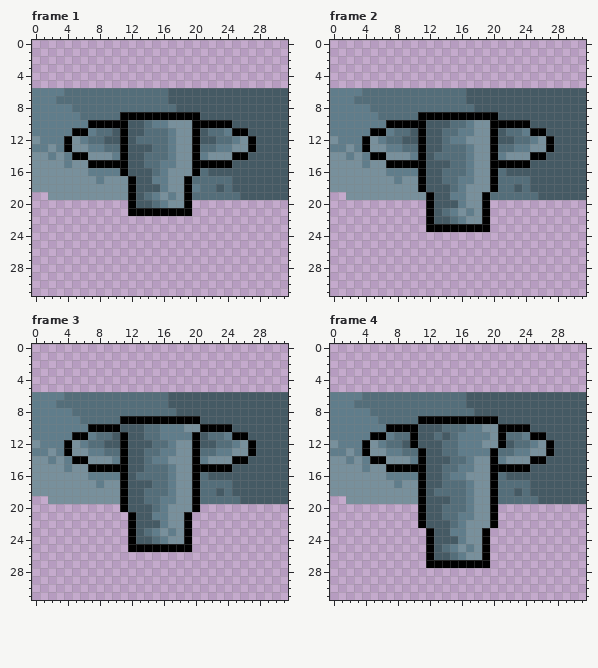
A pixel-art file gets an edit: ScrollShooter/res/BossCannonV2Left.aseprite. The first picture shows the starting point.
32x32 pixels, 5 frames. Shown: frame 1, frame 2, frame 3, frame 4. The commit also changed other frames, which this record leaves out.
Now the later version:
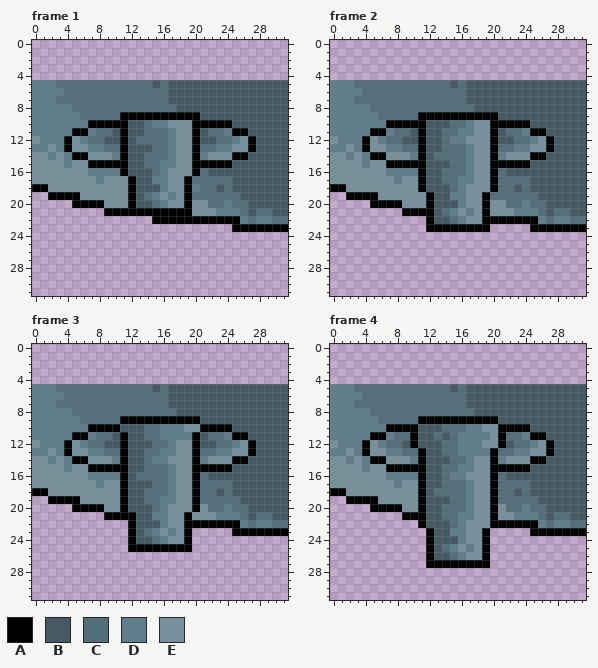
Palette (. is transparent): A #000000  B #455a64  C #546e7a  D #607d8b  E #78909c
Diff:
--- frame 1, layer "BG"
@@ x 0..31 @@
  4 ................................
- 5 ................................
+ 5 DDDCCCCCCCCCCCCBCBBBBBBBBBBBBBBB
  6 DDDDCCCCCCCCCCCCCBBBBBBBBBBBBBBB
@@ x 0..31 @@
 17 EEEEEEEEDEEEABBDDEEACCCCCBBBBBBB
-18 EEEEEEEEEEEEABBBDEEADCCBCBBBBBBB
-19 ..EEEEEEEEEEABCDEDEACCCCCCBBBBBB
-20 ............ABBCDEEA............
-21 ............AAAAAAAA............
-22 ................................
-23 ................................
+18 AAEEEEEEEEEEABBBDEEADCCBCBBBBBBB
+19 ..AAAAEEEEEEABCDEDEACCCCCCBBBBBB
+20 .....AAAAEEEABBCDEEAEECCDCCBBBBB
+21 .........AAAAAAAAAAAEEEDDDCBCCBB
+22 ...............AAAAAAAAAAADCDDCC
+23 .........................AAAAAAA
 24 ................................
--- frame 2, layer "BG"
@@ x 0..31 @@
  4 ................................
- 5 ................................
+ 5 DDDCCCCCCCCCCCCBCBBBBBBBBBBBBBBB
  6 DDDDCCCCCCCCCCCCCBBBBBBBBBBBBBBB
@@ x 0..31 @@
 17 EEEEEEEEDEEABBCCDDEEACCCCBBBBBBB
-18 EEEEEEEEEEEABBBCDEEEACCBCBBBBBBB
-19 ..EEEEEEEEEEABBDDEEACCCCCCBBBBBB
-20 ............ABBBDEEA............
-21 ............ABCDEDEA............
-22 ............ABBCDEEA............
-23 ............AAAAAAAA............
+18 AAEEEEEEEEEABBBCDEEEACCBCBBBBBBB
+19 ..AAAAEEEEEEABBDDEEACCCCCCBBBBBB
+20 .....AAAAEEEABBBDEEAEECCDCCBBBBB
+21 .........AAAABCDEDEAEEEDDDCBCCBB
+22 ............ABBCDEEAAAAAAADCDDCC
+23 ............AAAAAAAA.....AAAAAAA
 24 ................................
--- frame 3, layer "BG"
@@ x 0..31 @@
  4 ................................
- 5 ................................
+ 5 DDDCCCCCCCCCCCCBCBBBBBBBBBBBBBBB
  6 DDDDCCCCCCCCCCCCCBBBBBBBBBBBBBBB
@@ x 0..31 @@
 17 EEEEEEEEDEEABBBCCDEEACCCCBBBBBBB
-18 EEEEEEEEEEEABBCCCDEEACCBCBBBBBBB
-19 ..EEEEEEEEEABBCCDDEEACCCCCBBBBBB
-20 ...........ABBBCDEEEA...........
-21 ............ABBDDEEA............
-22 ............ABBBDEEA............
-23 ............ABCDEDEA............
+18 AAEEEEEEEEEABBCCCDEEACCBCBBBBBBB
+19 ..AAAAEEEEEABBCCDDEEACCCCCBBBBBB
+20 .....AAAAEEABBBCDEEEAECCDCCBBBBB
+21 .........AAAABBDDEEAEEEDDDCBCCBB
+22 ............ABBBDEEAAAAAAADCDDCC
+23 ............ABCDEDEA.....AAAAAAA
 24 ............ABBCDEEA............
--- frame 4, layer "BG"
@@ x 0..31 @@
  4 ................................
- 5 ................................
+ 5 DDDCCCCCCCCCCCCBCBBBBBBBBBBBBBBB
  6 DDDDCCCCCCCCCCCCCBBBBBBBBBBBBBBB
@@ x 0..31 @@
 17 EEEEEEEEDEEABBCCCDEEACCCCBBBBBBB
-18 EEEEEEEEEEEABCCCCDEEACCBCBBBBBBB
-19 ..EEEEEEEEEABBBCCDEEACCCCCBBBBBB
-20 ...........ABBCCCDEEA...........
-21 ...........ABBCCDDEEA...........
-22 ...........ABBBCDEEEA...........
-23 ............ABBDDEEA............
+18 AAEEEEEEEEEABCCCCDEEACCBCBBBBBBB
+19 ..AAAAEEEEEABBBCCDEEACCCCCBBBBBB
+20 .....AAAAEEABBCCCDEEAECCDCCBBBBB
+21 .........AAABBCCDDEEAEEDDDCBCCBB
+22 ...........ABBBCDEEEAAAAAADCDDCC
+23 ............ABBDDEEA.....AAAAAAA
 24 ............ABBBDEEA............
